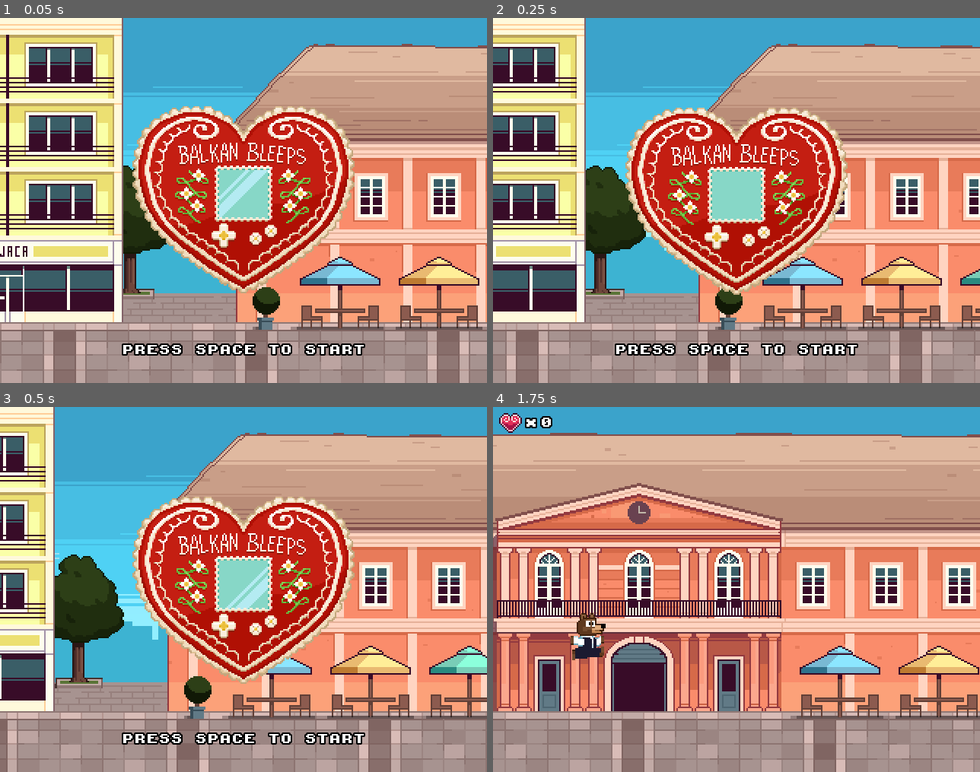
Above: before the commit, frames 1-4 (two rows, left to right).
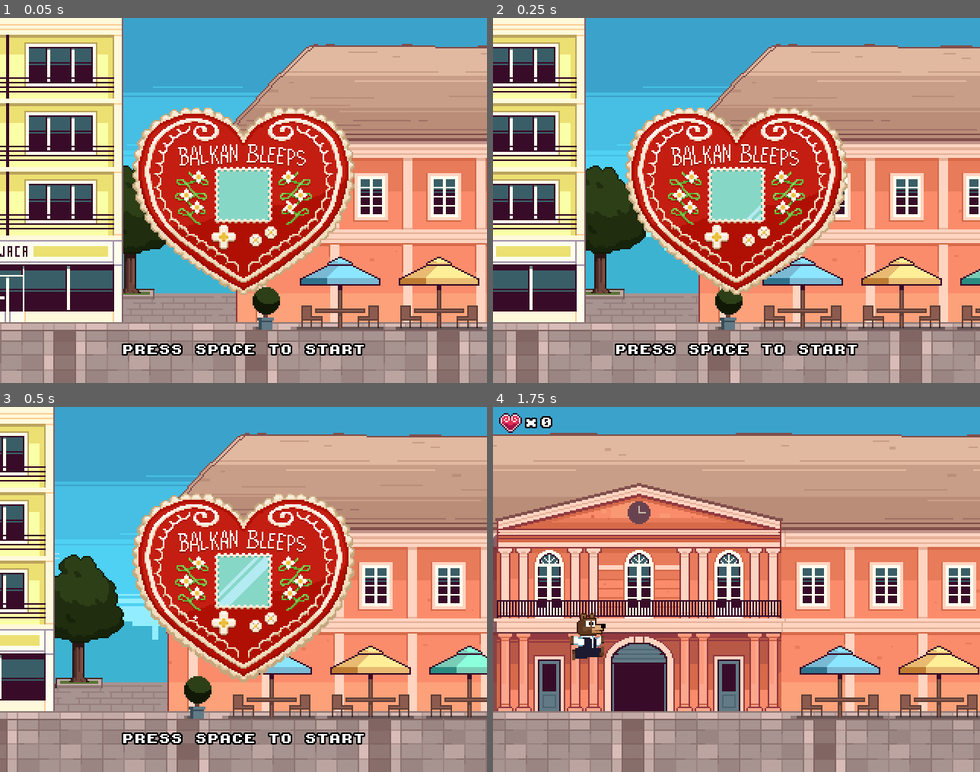
Above: after the commit, the same moments.

Repository: nikolawhallon/SomborSprint
Game: Godot game, scene res://Scenes/Title.tscn
The game is run twice, just before and just after one commit, with the same random seed, the same clock (stepped at 60 frames per second) and the same inputs. Sound files missing from this copy of the repository are replaced by a short silence.
Inputs:
- Up to frame 1 (0.05 s): no input
- Up to frame 2 (0.25 s): no input
- Up to frame 3 (0.5 s): no input
- Up to frame 4 (1.75 s): tap Space (jump) at 0.5, 0.77, 1.52 s; hold D from 0.53 s (still down)

The runs differ from the first frame. In frame 1, 5.7% of the frame differs, in the area x 27-73%, y 24-76%; in frame 2, less than 0.1%; in frame 3, 8.4%, in the area x 27-73%, y 23-76%; in frame 4, nothing differs.

Commit message:
integrating with gosplan

Diff:
--- a/Scenes/Game.gd
+++ b/Scenes/Game.gd
@@ -53,6 +53,7 @@
 func _on_Player_collect_licitar(points):
 	score += points
 	$CanvasLayer/MarginContainer/HBoxContainer/LicitarScore.text = str(score)
+	$Websocket.send_event("LicitarCollected")
 
 func _on_Player_take_damage():
 	score = max(score - 5, 0)
@@ -71,3 +72,7 @@
 		fez.position.x = $Player.position.x + 854
 		fez.position.y = rng.randf_range(240 - 120, 240 - 96)
 		add_child(fez)
+
+func _on_Websocket_event_received(event):
+	print("handling event")
+	print(event)
--- a/Scenes/Game.tscn
+++ b/Scenes/Game.tscn
@@ -1,10 +1,11 @@
-[gd_scene load_steps=8 format=2]
+[gd_scene load_steps=9 format=2]
 
 [ext_resource path="res://Scenes/ParallaxBackground.tscn" type="PackedScene" id=1]
 [ext_resource path="res://Scenes/Game.gd" type="Script" id=2]
 [ext_resource path="res://Assets/Music/sombor_sprint_main_theme.ogg" type="AudioStream" id=3]
 [ext_resource path="res://Scenes/Player.tscn" type="PackedScene" id=4]
 [ext_resource path="res://Scenes/Ground.tscn" type="PackedScene" id=5]
+[ext_resource path="res://Scenes/Websocket.gd" type="Script" id=6]
 [ext_resource path="res://Assets/licitar_b.png" type="Texture" id=7]
 [ext_resource path="res://Resources/font.tres" type="Theme" id=8]
 
@@ -79,9 +80,13 @@
 volume_db = -12.0
 autoplay = true
 
+[node name="Websocket" type="Node" parent="."]
+script = ExtResource( 6 )
+
 [connection signal="collect_licitar" from="Player" to="." method="_on_Player_collect_licitar"]
 [connection signal="take_damage" from="Player" to="." method="_on_Player_take_damage"]
 [connection signal="timeout" from="LicitarSpawnTimer" to="." method="_on_LicitarSpawnTimer_timeout"]
 [connection signal="timeout" from="YugoSpawnTimer" to="." method="_on_YugoSpawnTimer_timeout"]
 [connection signal="timeout" from="OpanciSpawnTimer" to="." method="_on_OpanciSpawnTimer_timeout"]
 [connection signal="timeout" from="FezSpawnTimer" to="." method="_on_FezSpawnTimer_timeout"]
+[connection signal="event_received" from="Websocket" to="." method="_on_Websocket_event_received"]
--- a/Scenes/Title.tscn
+++ b/Scenes/Title.tscn
@@ -13,7 +13,7 @@
 
 [node name="Logo" parent="." instance=ExtResource( 3 )]
 position = Vector2( 0, 120 )
-frame = 26
+frame = 29
 
 [node name="CanvasLayer" type="CanvasLayer" parent="."]
 
--- /dev/null
+++ b/Scenes/Websocket.gd
@@ -0,0 +1,84 @@
+extends Node
+
+signal event_received
+
+var client = WebSocketClient.new()
+var ws_connected = false
+
+var URL = "ws://127.0.0.1:5000"
+
+var id = null
+
+func delete():
+	print("destroying websocket")
+	get_tree().queue_delete(self)
+
+func _ready():
+	print("websocket ready")
+	initialize()
+
+func initialize():
+	client.connect("connection_closed", self, "_closed")
+	client.connect("connection_error", self, "_closed")
+	client.connect("connection_established", self, "_connected")
+	client.connect("data_received", self, "_on_data")
+
+	if OS.get_name() == "HTML5":
+		var protocols = PoolStringArray([])
+		var err = client.connect_to_url(URL, protocols, false, PoolStringArray())
+		if err != OK:
+			print("unable to connect")
+			set_process(false)
+	else:
+		var headers = PoolStringArray([])
+		var err = client.connect_to_url(URL, PoolStringArray(), false, headers)
+		if err != OK:
+			print("unable to connect")
+			set_process(false)
+
+func _closed(was_clean = false):
+	print("closed, clean: ", was_clean)
+	set_process(false)
+
+func _connected(_proto):
+	print("websocket connected")
+	ws_connected = true
+
+func _on_data():
+	var packet = client.get_peer(1).get_packet()
+	if client.get_peer(1).was_string_packet():
+		var message = packet.get_string_from_utf8()
+
+		var message_json = JSON.parse(message)
+		if message_json.error == OK:
+			if typeof(message_json.result) == TYPE_DICTIONARY:
+				if message_json.result.has("id"):
+					id = message_json.result["id"]
+				elif message_json.result.has("source"):
+					if id == null:
+						return
+					if message_json.result["source"] == id:
+						return
+					var event = message_json.result["event"]
+					emit_signal("event_received", event)
+	else:
+		print("binary message received")
+
+func _process(_delta):
+	client.poll()
+
+func send_event(event):
+	if !ws_connected:
+		return
+
+	if id == null:
+		return
+
+	var message = {
+		"source": id,
+		"event": event,
+	}
+	client.get_peer(1).set_write_mode(0)
+	client.get_peer(1).put_packet(JSON.print(message).to_utf8())
+	client.get_peer(1).set_write_mode(1)
+	print("finished sending event")
